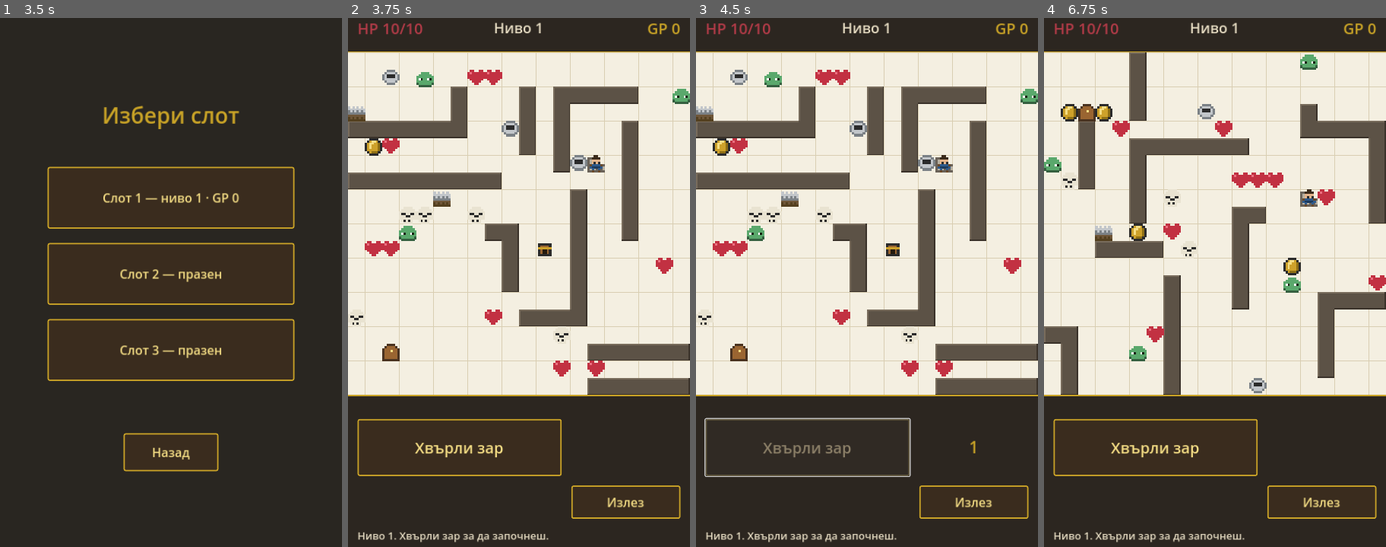
Above: before the commit, frames 1-4 (left to right).
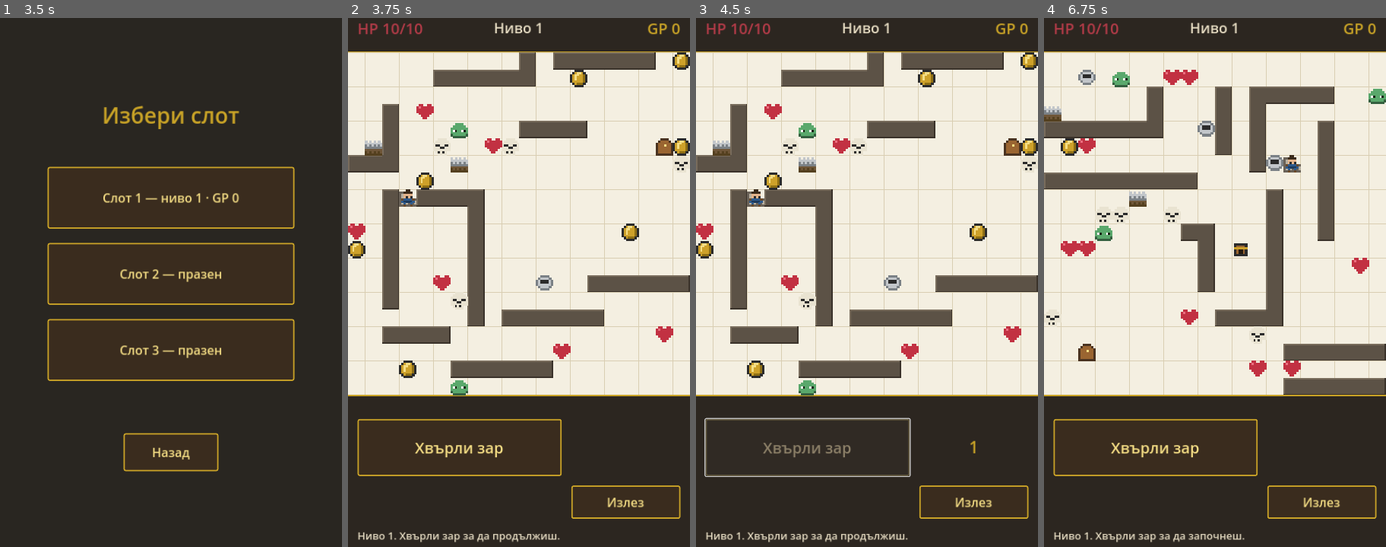
Above: after the commit, the same moments.

Repository: ViliyanSG/paper-dungeon
Game: Godot game, scene res://Main.tscn
Two runs of this game, one before a commit and one after it. Both use one fixed random seed, a clock stepped at 60 frames per second and the inputs below.
Inputs:
- Up to frame 1 (3.5 s): click "Играй" at 0.5 s; click "Слот 1 — празен" at 1.25 s; click "Излез" at 2 s; click "Играй" at 2.75 s
- Up to frame 2 (3.75 s): click "Слот 1 — ниво 1 · GP 0" at 3.5 s
- Up to frame 3 (4.5 s): click "Хвърли зар" at 4.25 s
- Up to frame 4 (6.75 s): click "Излез" at 5 s; click "Играй" at 5.75 s; click "Слот 2 — празен" at 6.5 s

Frame 1 is identical in both runs. In frame 2, 23% of the frame differs, in the area x 0-100%, y 6-100%; in frame 3, 23%; in frame 4, 23%, in the area x 0-100%, y 6-72%.

Commit message:
Save/restore full level state per slot: walls, entities, entrance/exit, player position and travelled path
Co-Authored-By: Claude Opus 4.8 <noreply@anthropic.com>

Diff:
--- a/main.gd
+++ b/main.gd
@@ -241,9 +241,8 @@
 
 
 func _exit_to_menu() -> void:
-	if current_slot >= 0:
-		_save_slot(current_slot, {
-			"gold": player.gold, "hp": player.hp, "max_hp": player.max_hp, "level": level})
+	if current_slot >= 0 and state == S.PLAYING:
+		_save_slot(current_slot, _serialize_state())
 	_show_menu()
 
 
@@ -283,6 +282,9 @@
 
 
 func _begin_run(data) -> void:
+	if data is Dictionary and data.has("walls"):
+		_restore_state(data)            # resume the exact saved level + path
+		return
 	if data == null:
 		player = {"pos": Vector2i(0, 0), "hp": 10, "max_hp": 10, "atk": 3, "gold": 0}
 		level = 1
@@ -295,6 +297,78 @@
 			"gold": int(data.get("gold", 0))}
 		level = int(data.get("level", 1))
 	new_level()
+
+
+func _to_vec(a) -> Vector2i:
+	return Vector2i(int(a[0]), int(a[1]))
+
+
+func _serialize_state() -> Dictionary:
+	var w := []
+	for c in walls:
+		w.append([c.x, c.y])
+	var ents := []
+	for e in entities:
+		ents.append({"t": e.type, "s": e.sprite, "x": e.pos.x, "y": e.pos.y, "a": e.alive})
+	var pth := []
+	for c in path:
+		pth.append([c.x, c.y])
+	return {
+		"level": level,
+		"gold": player.gold, "hp": player.hp, "max_hp": player.max_hp,
+		"entrance": [entrance_cell.x, entrance_cell.y],
+		"exit": [exit_cell.x, exit_cell.y],
+		"ppos": [player.pos.x, player.pos.y],
+		"walls": w,
+		"entities": ents,
+		"path": pth,
+	}
+
+
+func _restore_state(data: Dictionary) -> void:
+	level = int(data.get("level", 1))
+	entrance_cell = _to_vec(data.get("entrance", [0, 0]))
+	exit_cell = _to_vec(data.get("exit", [COLS - 1, ROWS - 1]))
+	player = {
+		"pos": _to_vec(data.get("ppos", [0, 0])),
+		"hp": int(data.get("hp", 10)),
+		"max_hp": int(data.get("max_hp", 10)),
+		"atk": 3,
+		"gold": int(data.get("gold", 0))}
+
+	walls = {}
+	for a in data.get("walls", []):
+		walls[_to_vec(a)] = true
+
+	entities = []
+	for e in data.get("entities", []):
+		entities.append({
+			"type": e.get("t", "coin"), "sprite": e.get("s", "coin"),
+			"pos": Vector2i(int(e.get("x", 0)), int(e.get("y", 0))),
+			"alive": bool(e.get("a", true)), "hp": 1, "atk": 0, "gold": 0})
+
+	path = []
+	for a in data.get("path", []):
+		path.append(_to_vec(a))
+	if path.is_empty():
+		path = [player.pos]
+
+	current_n = 0
+	diagonal = false
+	options = []
+	option_paths = {}
+	awaiting_move = false
+	spinning = false
+	game_over = false
+	pending_advance = false
+	pending_respawn = false
+	log_lines = []
+
+	add_log("Ниво %d. Хвърли зар за да продължиш." % level)
+	roll_button.disabled = false
+	roll_result_label.text = ""
+	update_hud()
+	queue_redraw()
 
 
 # =====================================================================
